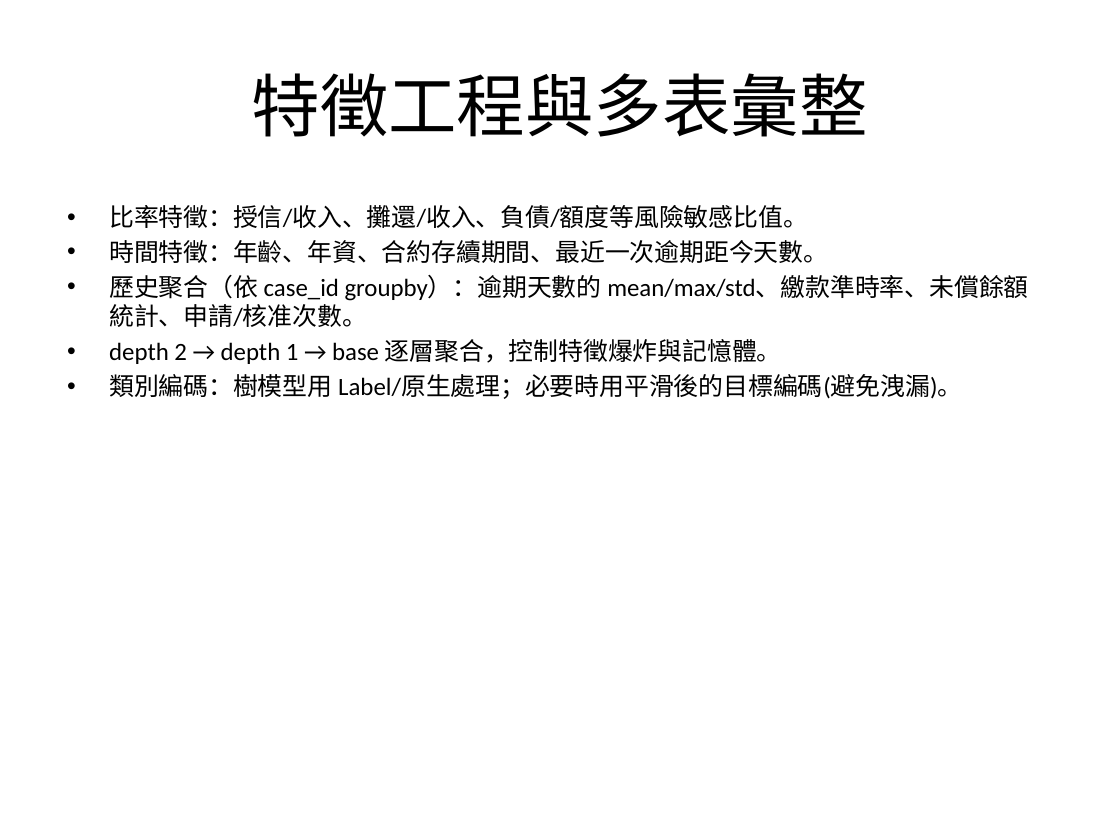
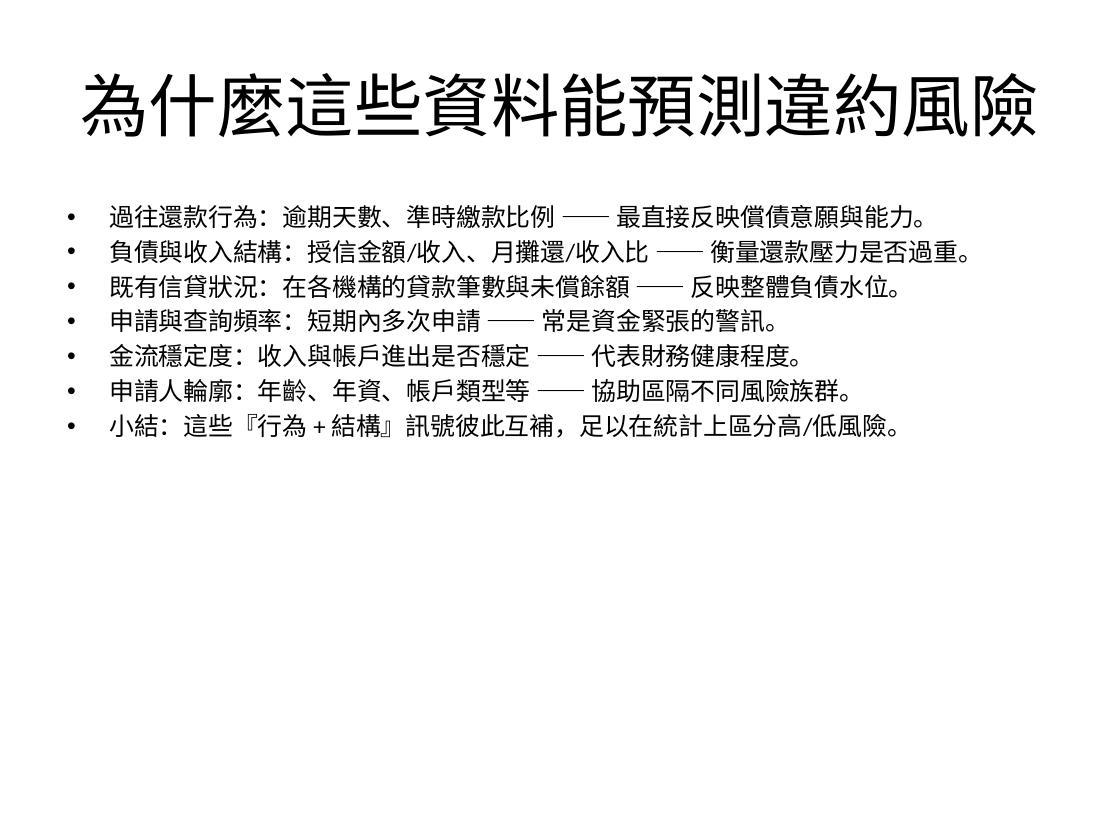
Before and after one commit to JoeMarchi/JoeWebsite, a slide deck: slide 2 of home-credit-slides/home_credit_slides.pptx (slide 9 before the commit). Drawn at 1120x840 pixels with LibreOffice and Linux fonts; fonts in the diff are those of the drawing. Boxes give left, top, right and bottom in pixels: in the first picture for what was removed or moved away, otherwise in the second. Text is boxed around its words. In the diff, an @@ line names an element or a change of style, - is before the commit and + after.

```diff
--- a/home-credit-slides/home_credit_slides.pptx
+++ b/home-credit-slides/home_credit_slides.pptx
@@ title at bbox=[80, 73, 1038, 137]: text changed @@
-特徵工程與多表彙整
+為什麼這些資料能預測違約風險
@@ text at bbox=[109, 205, 983, 438]: text changed @@
-• 比率特徵：授信/收入、攤還/收入、負債/額度等風險敏感比值。
-• 時間特徵：年齡、年資、合約存續期間、最近一次逾期距今天數。
-• 歷史聚合（依 case_id groupby）：逾期天數的 mean/max/std、繳款準時率、未償餘額統計、申請/核准次數。
-• depth 2 → depth 1 → base 逐層聚合，控制特徵爆炸與記憶體。
-• 類別編碼：樹模型用 Label/原生處理；必要時用平滑後的目標編碼(避免洩漏)。
+• 過往還款行為：逾期天數、準時繳款比例 —— 最直接反映償債意願與能力。
+• 負債與收入結構：授信金額/收入、月攤還/收入比 —— 衡量還款壓力是否過重。
+• 既有信貸狀況：在各機構的貸款筆數與未償餘額 —— 反映整體負債水位。
+• 申請與查詢頻率：短期內多次申請 —— 常是資金緊張的警訊。
+• 金流穩定度：收入與帳戶進出是否穩定 —— 代表財務健康程度。
+• 申請人輪廓：年齡、年資、帳戶類型等 —— 協助區隔不同風險族群。
+• 小結：這些『行為 + 結構』訊號彼此互補，足以在統計上區分高/低風險。
```
Also in this commit, not shown: 3 other slides changed, 3 slides added, 9 slides removed, 5 other files.
